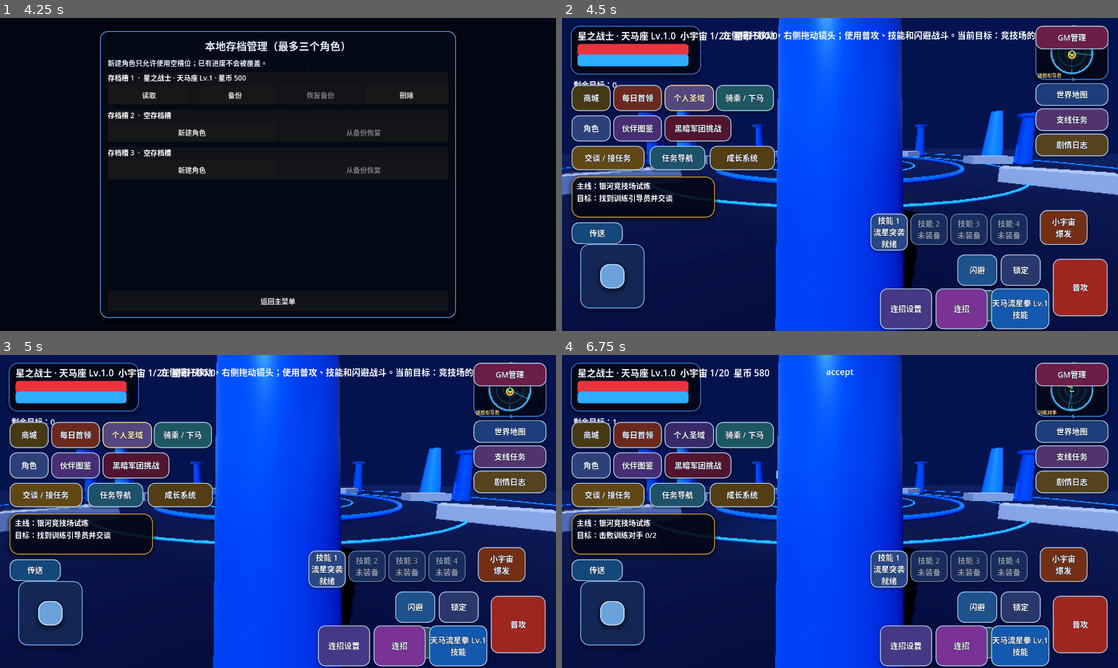
Above: before the commit, frames 1-4 (two rows, left to right).
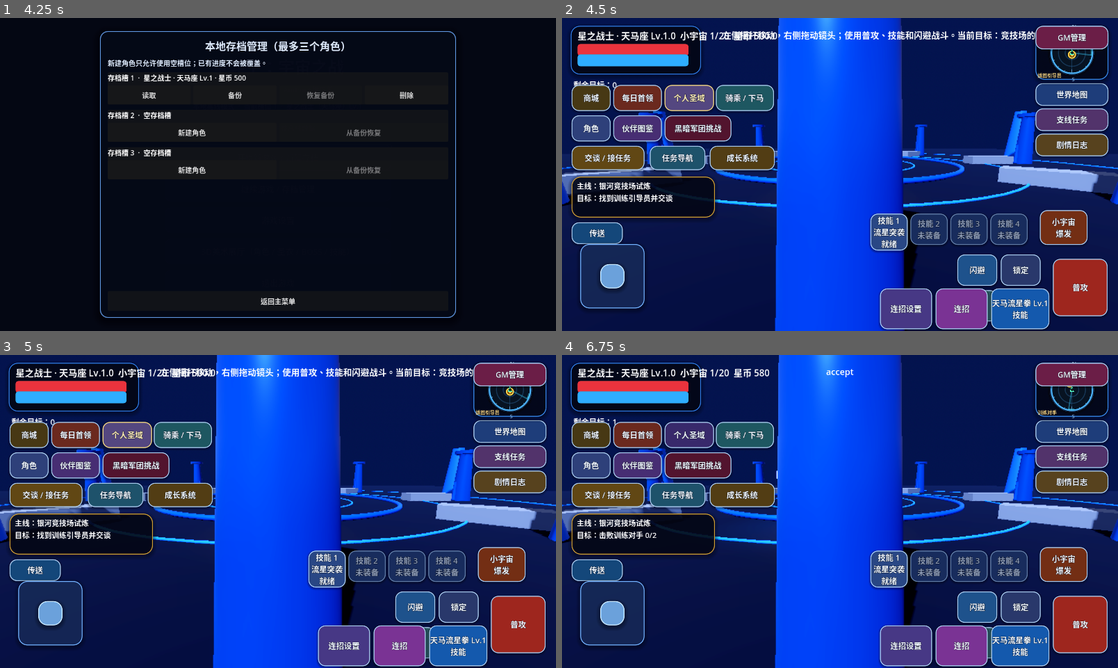
Above: after the commit, the same moments.

Repository: Qazwesrd/Saint-Seiya-Universe-War
Game: Godot game, scene res://scenes/main_menu.tscn
The game is run twice, just before and just after one commit, with the same random seed, the same clock (stepped at 60 frames per second) and the same inputs.
Inputs:
- Up to frame 1 (4.25 s): click "开始新游戏 / 新建存档" at 0.5 s; click "开始新游戏 / 新建存档" at 1.25 s; click "继续游戏 / 存档管理" at 2 s; click "游戏设置" at 2.75 s; click "3D美术展厅（角色 / 圣衣 / BOSS / 技能）" at 3.5 s
- Up to frame 2 (4.5 s): click "读取" at 4.25 s
- Up to frame 3 (5 s): no input
- Up to frame 4 (6.75 s): click "交谈 / 接任务" at 5 s; click "任务导航" at 5.75 s; click "传送" at 6.5 s

Frame 1 is identical in both runs. In frame 2, 1.5% of the frame differs, in the area x 0-100%, y 29-61%; in frame 3, 1.5%; in frame 4, 1.5%.

Commit message:
Give faction starts distinct landmark layouts

Diff:
--- a/game/scripts/game.gd
+++ b/game/scripts/game.gd
@@ -131,25 +131,77 @@
     var root := Node3D.new()
     root.name = "FactionStartLandmarks"
     add_child(root)
+    var faction_id := str(profile.get("faction_id", "sanctuary"))
     var accent: Color = profile.get("accent_color", Color(0.25, 0.55, 0.9))
     var structure := str(profile.get("structure", "columns"))
-    for index in range(4):
+    var landmark_count := 4
+    var landmark_radius := 13.0
+    var landmark_height := 4.0
+    match faction_id:
+        "sanctuary":
+            landmark_count = 6
+            landmark_radius = 15.0
+        "dark_saints":
+            landmark_count = 5
+            landmark_radius = 11.5
+            landmark_height = 3.2
+        "sea":
+            landmark_count = 8
+            landmark_radius = 12.0
+            landmark_height = 5.0
+        "underworld":
+            landmark_count = 7
+            landmark_radius = 14.0
+            landmark_height = 4.8
+        "divine":
+            landmark_count = 4
+            landmark_radius = 17.0
+            landmark_height = 6.0
+        "asgard":
+            landmark_count = 9
+            landmark_radius = 16.0
+            landmark_height = 5.5
+        "steel":
+            landmark_count = 4
+            landmark_radius = 10.5
+            landmark_height = 3.0
+        "bluegrad":
+            landmark_count = 6
+            landmark_radius = 18.0
+            landmark_height = 5.8
+        "fallen":
+            landmark_count = 2
+            landmark_radius = 9.0
+            landmark_height = 6.0
+        "titans":
+            landmark_count = 5
+            landmark_radius = 19.0
+            landmark_height = 7.0
+        "giants":
+            landmark_count = 3
+            landmark_radius = 16.0
+            landmark_height = 8.0
+        "hongmeng":
+            landmark_count = 7
+            landmark_radius = 12.5
+            landmark_height = 5.2
+    for index in range(landmark_count):
         var landmark := MeshInstance3D.new()
         if structure in ["crystals", "orbs", "coral"]:
             var sphere := SphereMesh.new()
             sphere.radius = 0.9 if structure != "orbs" else 0.65
-            sphere.height = 2.4 if structure == "crystals" else 1.5
+            sphere.height = landmark_height * 0.6
             landmark.mesh = sphere
             landmark.scale = Vector3(0.72, 1.7, 0.72) if structure == "crystals" else Vector3.ONE
-        elif structure == "machines" or structure == "giants":
+        elif structure in ["machines", "giants"]:
             var block := BoxMesh.new()
-            block.size = Vector3(1.8, 4.2 if structure == "giants" else 3.0, 1.5)
+            block.size = Vector3(1.8, landmark_height, 1.5)
             landmark.mesh = block
         else:
             var pillar := CylinderMesh.new()
             pillar.top_radius = 0.38
             pillar.bottom_radius = 0.78
-            pillar.height = 4.0
+            pillar.height = landmark_height
             landmark.mesh = pillar
         var material := StandardMaterial3D.new()
         material.albedo_color = accent
@@ -158,9 +210,84 @@
         material.emission_enabled = true
         material.emission = accent * 0.22
         landmark.material_override = material
-        var angle := TAU * float(index) / 4.0
-        landmark.position = Vector3(cos(angle) * 13.0, 2.0, sin(angle) * 13.0 - 3.0)
+        var angle := TAU * float(index) / float(landmark_count)
+        landmark.position = Vector3(cos(angle) * landmark_radius, landmark_height * 0.5, sin(angle) * landmark_radius - 3.0)
         root.add_child(landmark)
+    var centerpiece := MeshInstance3D.new()
+    var centerpiece_mesh: Mesh
+    var centerpiece_scale := Vector3.ONE
+    match faction_id:
+        "sanctuary":
+            var sanctuary_gate := TorusMesh.new()
+            sanctuary_gate.inner_radius = 2.4
+            sanctuary_gate.outer_radius = 2.7
+            centerpiece_mesh = sanctuary_gate
+            centerpiece_scale = Vector3(1.0, 1.45, 0.55)
+        "dark_saints":
+            var dark_altar := PrismMesh.new()
+            dark_altar.size = Vector3(4.0, 5.0, 2.0)
+            centerpiece_mesh = dark_altar
+        "sea":
+            var sea_arch := TorusMesh.new()
+            sea_arch.inner_radius = 2.8
+            sea_arch.outer_radius = 3.05
+            centerpiece_mesh = sea_arch
+            centerpiece_scale = Vector3(1.8, 1.35, 0.55)
+        "underworld":
+            var underworld_gate := TorusMesh.new()
+            underworld_gate.inner_radius = 2.6
+            underworld_gate.outer_radius = 2.9
+            centerpiece_mesh = underworld_gate
+            centerpiece_scale = Vector3(1.0, 1.55, 0.5)
+        "divine":
+            var divine_halo := TorusMesh.new()
+            divine_halo.inner_radius = 3.0
+            divine_halo.outer_radius = 3.18
+            centerpiece_mesh = divine_halo
+            centerpiece_scale = Vector3(1.0, 1.0, 1.0)
+        "asgard":
+            var asgard_spire := PrismMesh.new()
+            asgard_spire.size = Vector3(3.0, 6.5, 2.6)
+            centerpiece_mesh = asgard_spire
+        "steel":
+            var steel_core := BoxMesh.new()
+            steel_core.size = Vector3(3.0, 3.6, 3.0)
+            centerpiece_mesh = steel_core
+        "bluegrad":
+            var bluegrad_crystal := PrismMesh.new()
+            bluegrad_crystal.size = Vector3(3.2, 6.0, 2.6)
+            centerpiece_mesh = bluegrad_crystal
+        "fallen":
+            var fallen_obelisk := PrismMesh.new()
+            fallen_obelisk.size = Vector3(2.8, 7.0, 1.6)
+            centerpiece_mesh = fallen_obelisk
+        "titans":
+            var titan_monolith := BoxMesh.new()
+            titan_monolith.size = Vector3(4.2, 7.2, 2.2)
+            centerpiece_mesh = titan_monolith
+        "giants":
+            var giant_totem := CylinderMesh.new()
+            giant_totem.top_radius = 1.0
+            giant_totem.bottom_radius = 1.8
+            giant_totem.height = 6.5
+            centerpiece_mesh = giant_totem
+        "hongmeng":
+            var hongmeng_orbit := TorusMesh.new()
+            hongmeng_orbit.inner_radius = 3.1
+            hongmeng_orbit.outer_radius = 3.22
+            centerpiece_mesh = hongmeng_orbit
+            centerpiece_scale = Vector3(1.0, 1.0, 0.72)
+    centerpiece.mesh = centerpiece_mesh
+    centerpiece.scale = centerpiece_scale
+    centerpiece.position = Vector3(0.0, 3.0, -5.0)
+    var centerpiece_material := StandardMaterial3D.new()
+    centerpiece_material.albedo_color = accent.lightened(0.18)
+    centerpiece_material.metallic = 0.58
+    centerpiece_material.roughness = 0.28
+    centerpiece_material.emission_enabled = true
+    centerpiece_material.emission = accent * 0.3
+    centerpiece.material_override = centerpiece_material
+    root.add_child(centerpiece)
     if structure == "wings":
         for side in [-1.0, 1.0]:
             var wing := MeshInstance3D.new()
